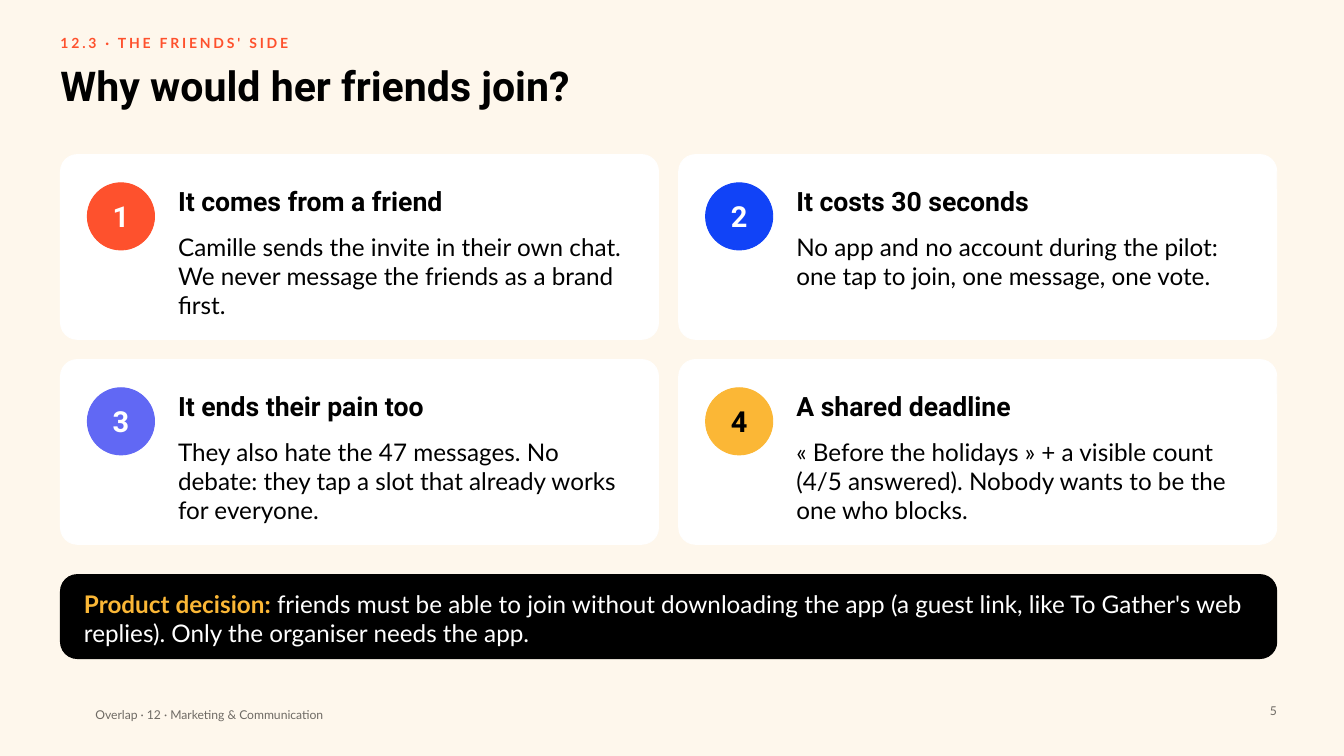
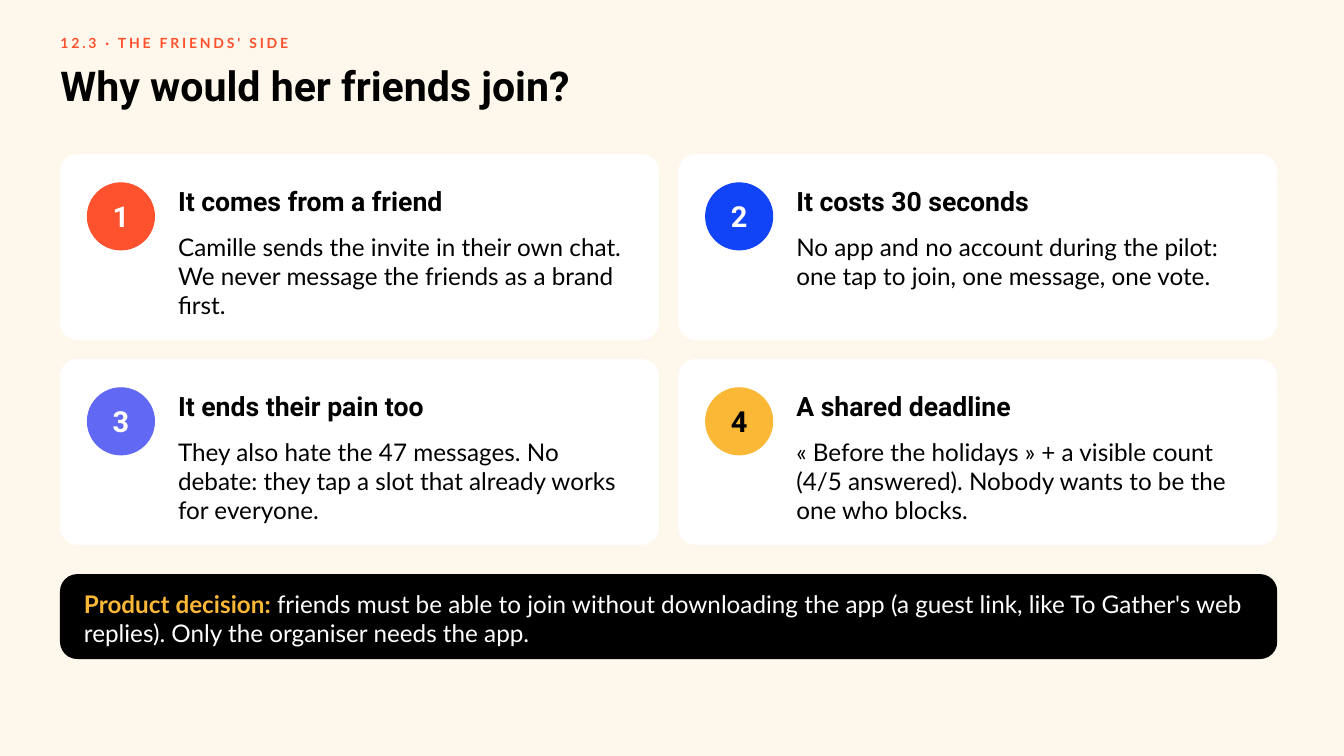
Before and after one commit to clemsnz/Unesco, a slide deck: slide 5 of Overlap_Campagne/Overlap_Marketing_Communication.pptx. Drawn at 1344x756 pixels with LibreOffice and Linux fonts; fonts in the diff are those of the drawing; background and template pictures are left out. Boxes give left, top, right and bottom in pixels: in the first picture for what was removed or moved away, otherwise in the second. Text is boxed around its words. In the diff, an @@ line names an element or a change of style, - is before the commit and + after.

```diff
--- a/Overlap_Campagne/Overlap_Marketing_Communication.pptx
+++ b/Overlap_Campagne/Overlap_Marketing_Communication.pptx
@@ text removed at [95, 710, 323, 721] @@
-Overlap · 12 · Marketing & Communication
@@ page number removed at [1270, 706, 1277, 715] @@
-5
```
Also in this commit, not shown: 21 other slides changed, 12 other files.
